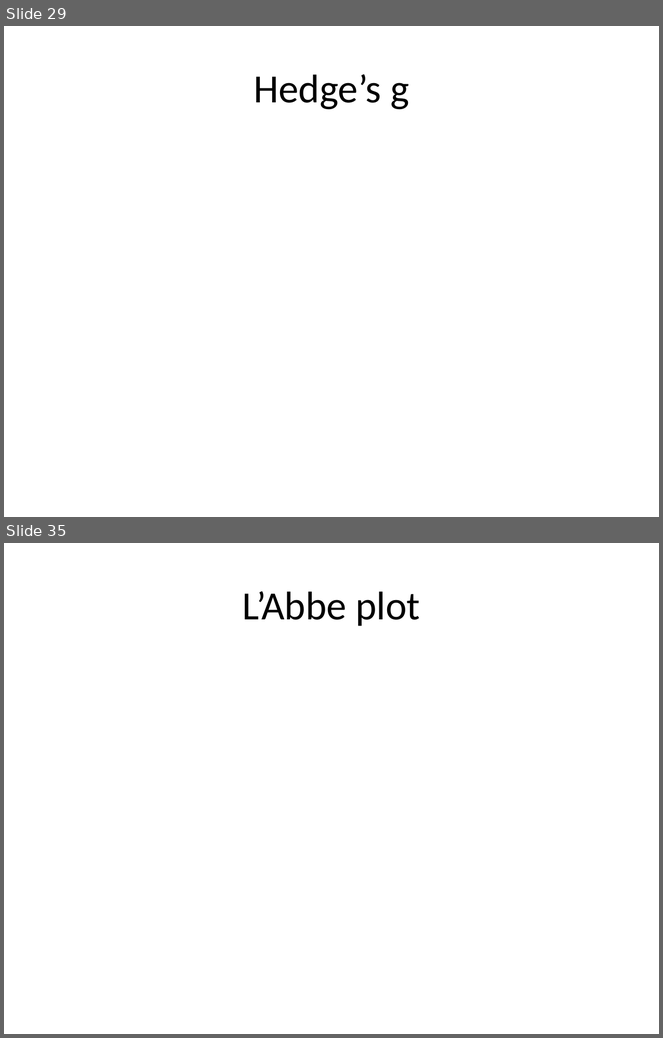
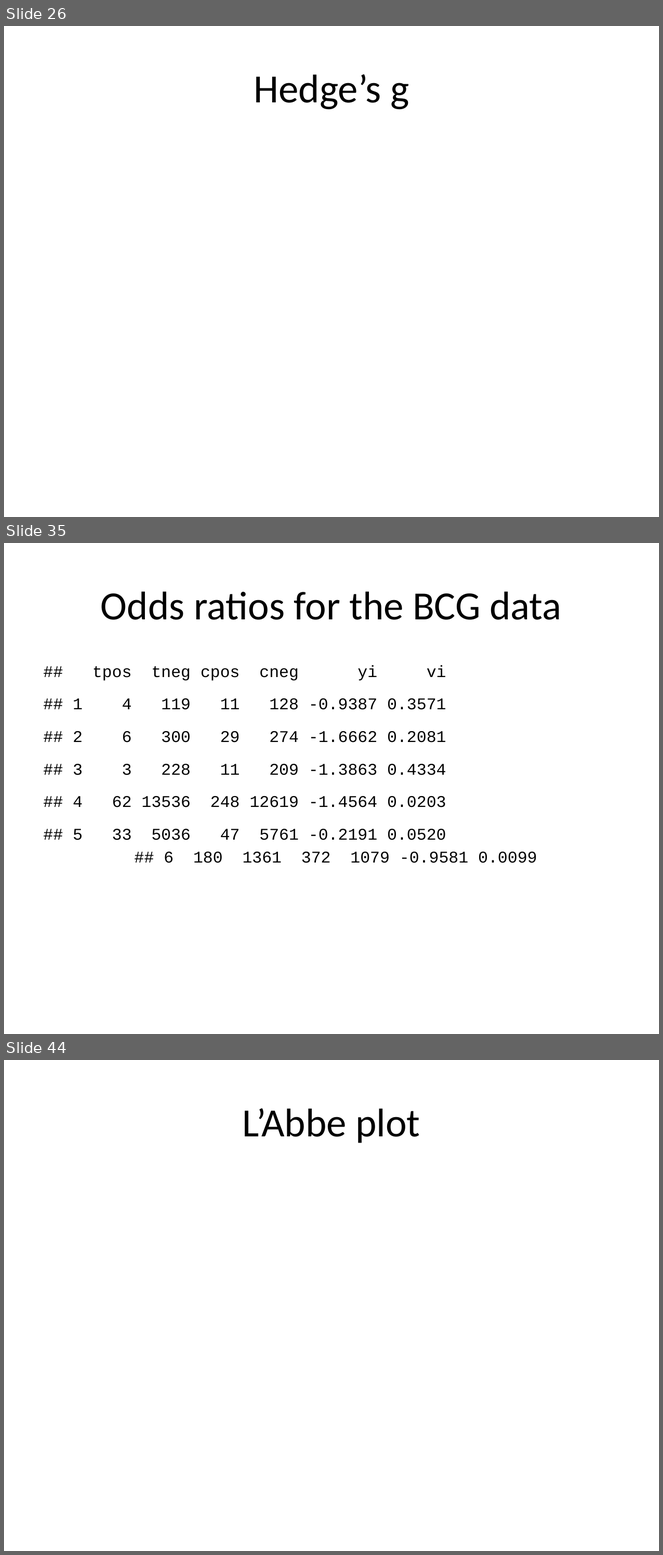
Before and after one commit to pmean/introduction-meta-analysis, a slide deck: src/intro.pptx. Shown one above the other, each under a label of ours: slides 29 and 35 before the commit, slides 26, 35 and 44 after it; the slides between them are not shown. The pictures are 663x1038 and 663x1555 pixels, drawn with LibreOffice and Linux fonts; fonts in the diff are those of the drawing. Boxes give left, top, right and bottom in pixels: in the first picture for what was removed or moved away, otherwise in the second. Text is boxed around its words. In the diff, an @@ line names an element or a change of style, - is before the commit and + after.

```diff
--- a/src/intro.pptx
+++ b/src/intro.pptx
@@ slide 35 added at (4, 543, 659, 1034), background #FFFFFF @@
@@ title added at (101, 591, 561, 620), 44 pt, text #000000 @@
+Odds ratios for the BCG data
@@ text added at (73, 665, 537, 863), 18 pt, text #000000 @@
+## tpos tneg cpos cneg yi vi
+## 1 4 119 11 128 -0.9387 0.3571
+## 2 6 300 29 274 -1.6662 0.2081
+## 3 3 228 11 209 -1.3863 0.4334
+## 4 62 13536 248 12619 -1.4564 0.0203
+## 5 33 5036 47 5761 -0.2191 0.0520
+## 6 180 1361 372 1079 -0.9581 0.0099
@@ what was slide 29 is now slide 26 @@
@@ what was slide 35 is now slide 44 @@
```
Also in this commit, not shown: 6 slides changed, 13 other slides added, 6 slides removed, 8 other files.
